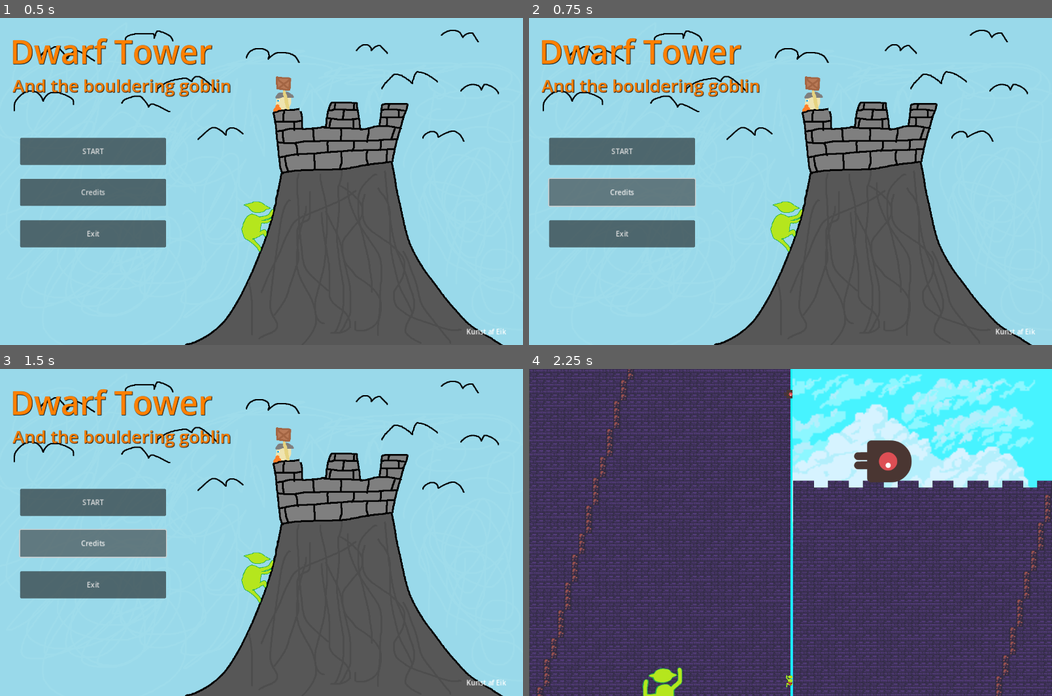
Above: before the commit, frames 1-4 (two rows, left to right).
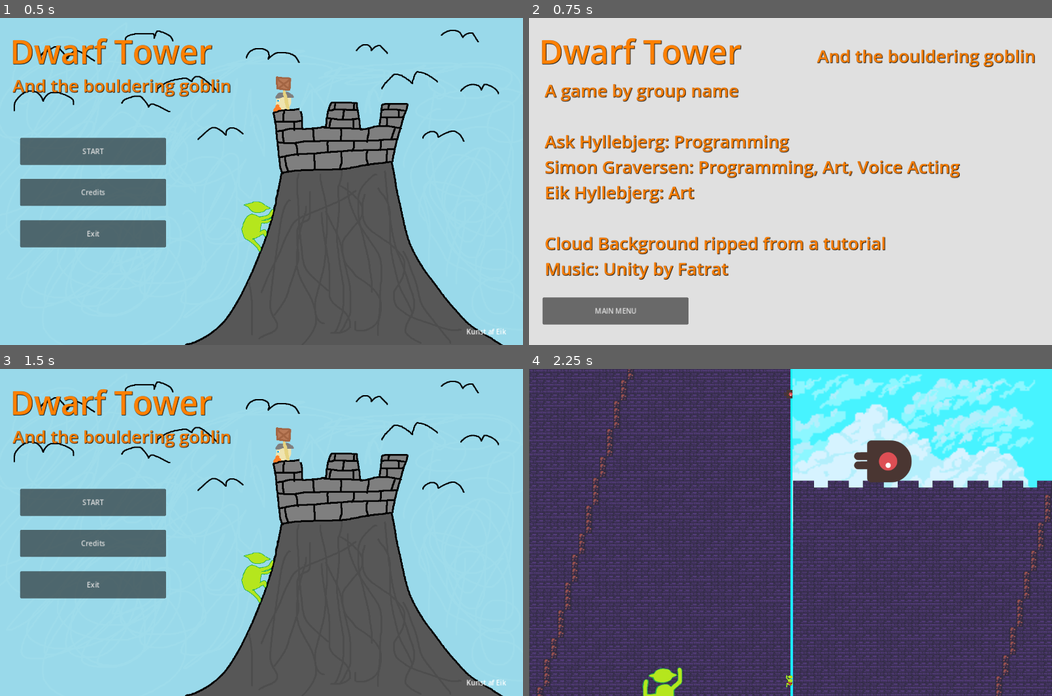
Above: after the commit, the same moments.

Repository: FaNzu/ClimbingGamejam
Game: Godot game, scene res://main_menu.tscn
The game is run twice, just before and just after one commit, with the same random seed, the same clock (stepped at 60 frames per second) and the same inputs. The engine's default icon, where the game draws it, is replaced by a stand-in: a white triangle on a blue panel in a dark square.
Inputs:
- Up to frame 1 (0.5 s): no input
- Up to frame 2 (0.75 s): click "Credits" at 0.5 s
- Up to frame 3 (1.5 s): click "Credits" (after the commit: "MAIN MENU") at 1.25 s
- Up to frame 4 (2.25 s): click "START" at 2 s

Frame 1 is identical in both runs. In frame 2, 99% of the frame differs, in the area x 0-100%, y 0-100%; in frame 3, 0.2%; in frame 4, nothing differs.

Commit message:
Added Credits

Diff:
--- a/MainMenu.gd
+++ b/MainMenu.gd
@@ -10,4 +10,4 @@
 	get_tree().change_scene_to_file("res://game.tscn")
 
 func _on_credits_button_pressed():
-	pass
+	get_tree().change_scene_to_file("res://credits.tscn")
--- /dev/null
+++ b/credits.gd
@@ -0,0 +1,15 @@
+extends Node2D
+
+
+# Called when the node enters the scene tree for the first time.
+func _ready():
+	pass # Replace with function body.
+
+
+# Called every frame. 'delta' is the elapsed time since the previous frame.
+func _process(delta):
+	pass
+
+
+func _on_credits_button_pressed():
+	get_tree().change_scene_to_file("res://main_menu.tscn")
--- /dev/null
+++ b/credits.tscn
@@ -0,0 +1,57 @@
+[gd_scene load_steps=2 format=3 uid="uid://dh0ipb1r5sdye"]
+
+[ext_resource type="Script" path="res://credits.gd" id="1_7mvhx"]
+
+[node name="Credits" type="Node2D"]
+script = ExtResource("1_7mvhx")
+
+[node name="ColorRect" type="ColorRect" parent="."]
+offset_right = 1210.0
+offset_bottom = 758.0
+color = Color(0.878431, 0.878431, 0.878431, 1)
+
+[node name="Title" type="Label" parent="ColorRect"]
+offset_left = 23.0
+offset_top = 24.0
+offset_right = 365.0
+offset_bottom = 87.0
+theme_override_colors/font_color = Color(1, 0.501961, 0, 1)
+theme_override_colors/font_shadow_color = Color(0, 0, 0, 1)
+theme_override_font_sizes/font_size = 75
+text = "Dwarf Tower"
+
+[node name="UnderTitle" type="Label" parent="ColorRect"]
+offset_left = 661.0
+offset_top = 59.0
+offset_right = 1157.0
+offset_bottom = 114.0
+theme_override_colors/font_color = Color(1, 0.501961, 0, 1)
+theme_override_colors/font_shadow_color = Color(0, 0, 0, 1)
+theme_override_font_sizes/font_size = 40
+text = "And the bouldering goblin"
+
+[node name="Credits" type="Label" parent="ColorRect"]
+offset_left = 36.0
+offset_top = 138.0
+offset_right = 980.0
+offset_bottom = 541.0
+theme_override_colors/font_color = Color(1, 0.501961, 0, 1)
+theme_override_colors/font_shadow_color = Color(0, 0, 0, 1)
+theme_override_font_sizes/font_size = 40
+text = "A game by group name
+
+Ask Hyllebjerg: Programming
+Simon Graversen: Programming, Art, Voice Acting
+Eik Hyllebjerg: Art
+
+Cloud Background ripped from a tutorial
+Music: Unity by Fatrat"
+
+[node name="CreditsButton" type="Button" parent="ColorRect"]
+offset_left = 31.0
+offset_top = 641.0
+offset_right = 366.0
+offset_bottom = 703.0
+text = "MAIN MENU"
+
+[connection signal="pressed" from="ColorRect/CreditsButton" to="." method="_on_credits_button_pressed"]
Not shown, added: Art/Glorious_morning.mp3.import
Not shown, added: Art/Glorious_morning.mp3
